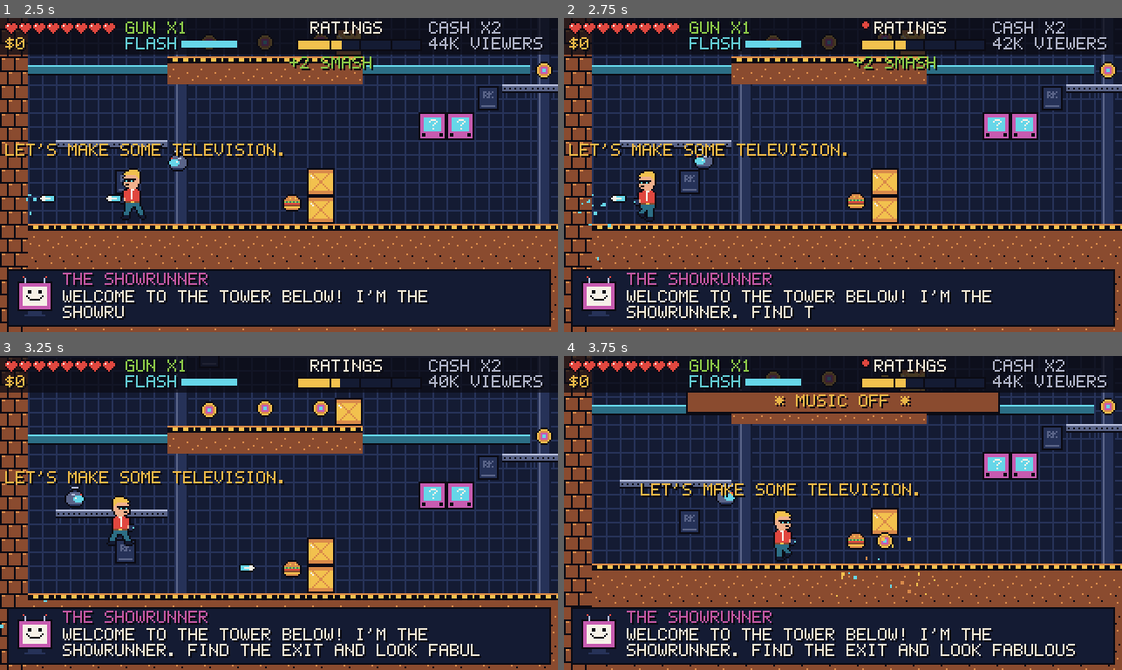
Above: before the commit, frames 1-4 (two rows, left to right).
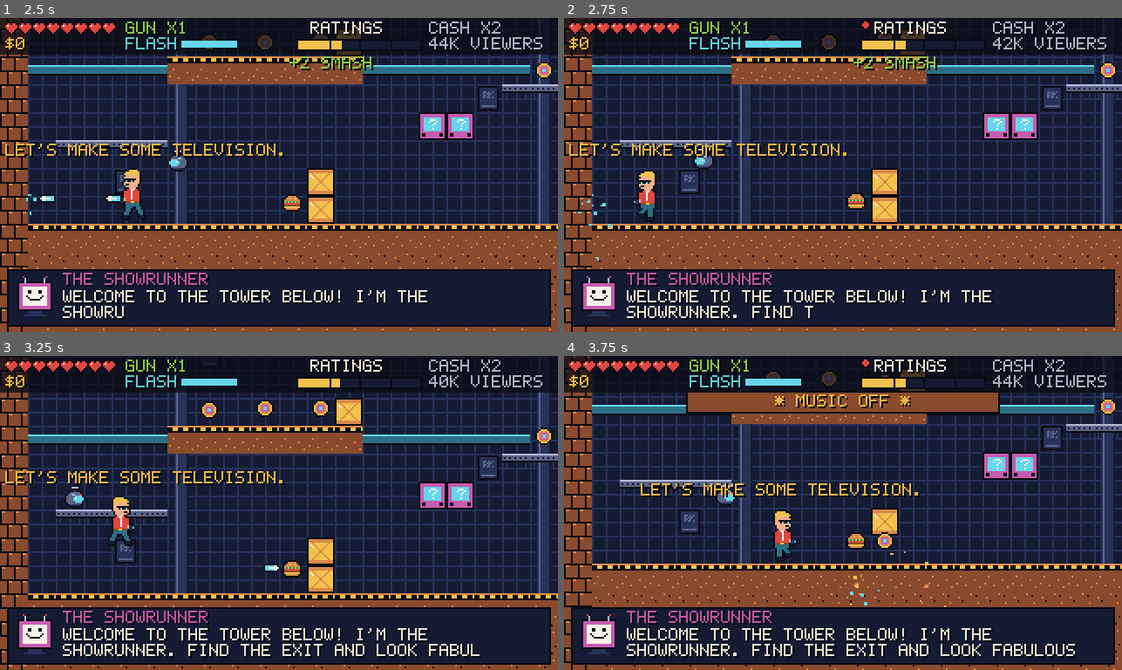
Above: after the commit, the same moments.

Repository: tomstepp/ratings-kill
Game: Godot game, scene res://scenes/main.tscn
Same seed, same stepped clock (60 frames per second), same inputs: the game is played once before the commit and once after it.
Inputs:
- Up to frame 1 (2.5 s): tap Enter at 0.5 s; hold X (shoot) 0.53-1.28 s; hold Right (move_right) 0.53-2.03 s; tap Space (jump) at 0.77, 1.52 s; tap C (drone) at 1.35 s; tap X (shoot) at 1.55 s; hold Left (move_left) from 2.03 s (still down); hold X (shoot) from 2.03 s (still down); tap Up (interact) at 2.1 s
- Up to frame 2 (2.75 s): keep holding Left (move_left); keep holding X (shoot)
- Up to frame 3 (3.25 s): release Left (move_left) at 2.78 s; release X (shoot) at 2.78 s; hold Right (move_right) from 2.78 s (still down); tap X (shoot) at 2.85 s; tap Space (jump) at 3.02 s
- Up to frame 4 (3.75 s): keep holding Right (move_right); hold M (toggle_music) from 3.53 s (still down)

Frame 1 is identical in both runs. In frame 2, less than 0.1% of the frame differs, in the area x 8-12%, y 56-59%; in frame 3, 0.2%, in the area x 0-51%, y 66-87%; in frame 4, 0.1%.

Commit message:
shot burst limiting

Diff:
--- a/scripts/dev/playtest.gd
+++ b/scripts/dev/playtest.gd
@@ -156,6 +156,36 @@
 	Input.action_release("shoot")
 	await frames(30)
 	check("shot kills a rat drone", not is_instance_valid(rat) or rat.dead)
+
+	# Holding fire into empty air: one short burst, then nothing until re-pressed.
+	await frames(30)
+	var shots0: int = GameState.stats.shots
+	Input.action_press("shoot")
+	await frames(90)
+	Input.action_release("shoot")
+	var burst: int = GameState.stats.shots - shots0
+	check("held fire stops after a burst", burst == Rex.BURST, "(%d shots)" % burst)
+	await frames(2)
+	Input.action_press("shoot")
+	await frames(2)
+	Input.action_release("shoot")
+	check("re-pressing fire shoots again", GameState.stats.shots > shots0 + burst)
+
+	# Hits refill the burst: holding fire on a tough target keeps shooting.
+	await frames(20)
+	var tank := RatDrone.new()
+	tank.position = Vector2(rex.global_position.x + 40 * rex.facing, rex.global_position.y)
+	level.add_child(tank)
+	await frames(2)
+	tank.hp = 50
+	tank.stunned = 99.0
+	shots0 = GameState.stats.shots
+	Input.action_press("shoot")
+	await frames(90)
+	Input.action_release("shoot")
+	check("hitting enemies keeps the burst going", GameState.stats.shots - shots0 > Rex.BURST + 2,
+		"(%d shots)" % (GameState.stats.shots - shots0))
+	tank.queue_free()
 
 	# Stomp: drop Rex onto a rat.
 	rat = RatDrone.new()
--- a/scripts/player/bolt.gd
+++ b/scripts/player/bolt.gd
@@ -39,6 +39,8 @@
 		if body.has_method("is_alive") and not body.is_alive():
 			return
 		body.shot(1, self)
+		if body is Enemy and GameState.level and is_instance_valid(GameState.level.rex):
+			GameState.level.rex.shot_landed()
 	_done = true
 	if GameState.level:
 		GameState.level.burst(global_position, Art.c("cyan"), 4, 40.0)
--- a/scripts/player/rex.gd
+++ b/scripts/player/rex.gd
@@ -21,6 +21,7 @@
 const COYOTE := 0.1
 const JUMP_BUFFER := 0.12
 const SHOT_COOLDOWN := 0.2
+const BURST := 3  # shots per trigger pull; release and press again for more
 const INVULN := 1.3
 const PLATFORM_LAYER := 16  # one-way grates (physics layer 5)
 const CORNER_NUDGE := 7  # px Rex slides sideways to clear a ceiling corner mid-jump
@@ -47,6 +48,8 @@
 var _coyote := 0.0
 var _buffer := 0.0
 var _shot_cd := 0.0
+var _burst_left := 0
+var _trigger_held := false
 var _invuln := 0.0
 var _hurt := 0.0
 var _knock := 0.0
@@ -172,7 +175,14 @@
 	_was_pushing_wall = pushing
 
 	if not controls_locked:
-		if Input.is_action_pressed("shoot") and _shot_cd <= 0.0:
+		# Holding fire gives a short burst; landing a hit on an enemy tops it back up,
+		# so accurate shooting isn't throttled but spraying is.
+		var trigger := Input.is_action_pressed("shoot")
+		if trigger and not _trigger_held:
+			_burst_left = BURST
+		_trigger_held = trigger
+		if trigger and _shot_cd <= 0.0 and _burst_left > 0:
+			_burst_left -= 1
 			_shoot()
 		if Input.is_action_just_pressed("interact"):
 			for a in _interact.get_overlapping_areas():
@@ -268,6 +278,11 @@
 		GameState.level.add_child(b)
 	Sfx.play_varied("shoot", 0.06, -5.0)
 	GameState.stat("shots")
+
+
+## Called by a bolt that hit an enemy: the burst refills.
+func shot_landed() -> void:
+	_burst_left = BURST
 
 
 ## Called by an enemy when Rex lands on it.
Not shown, changed: README.md
